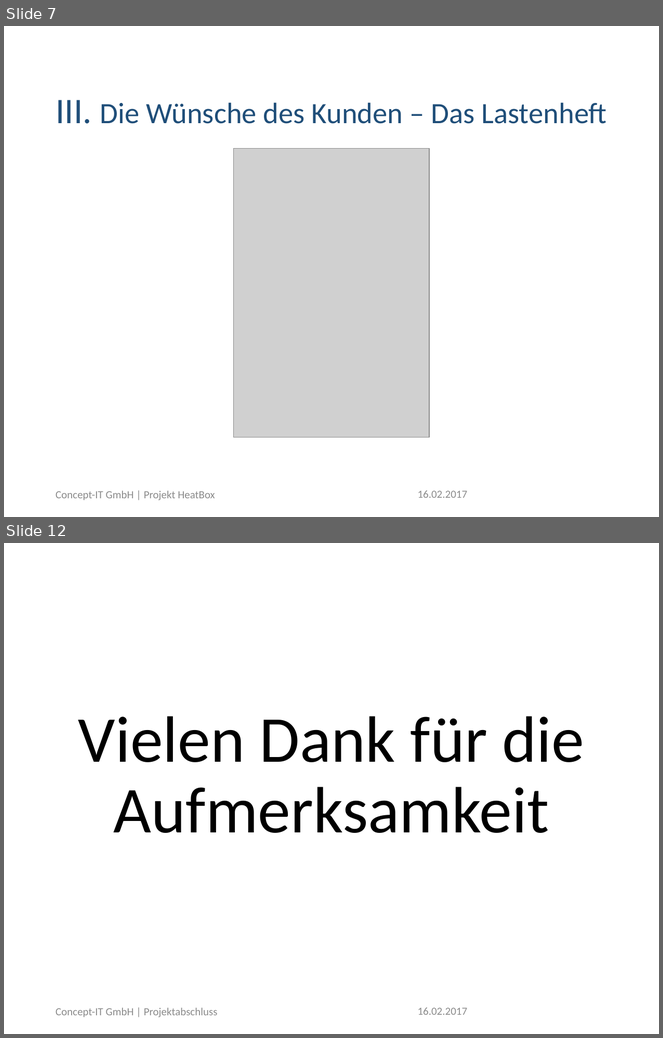
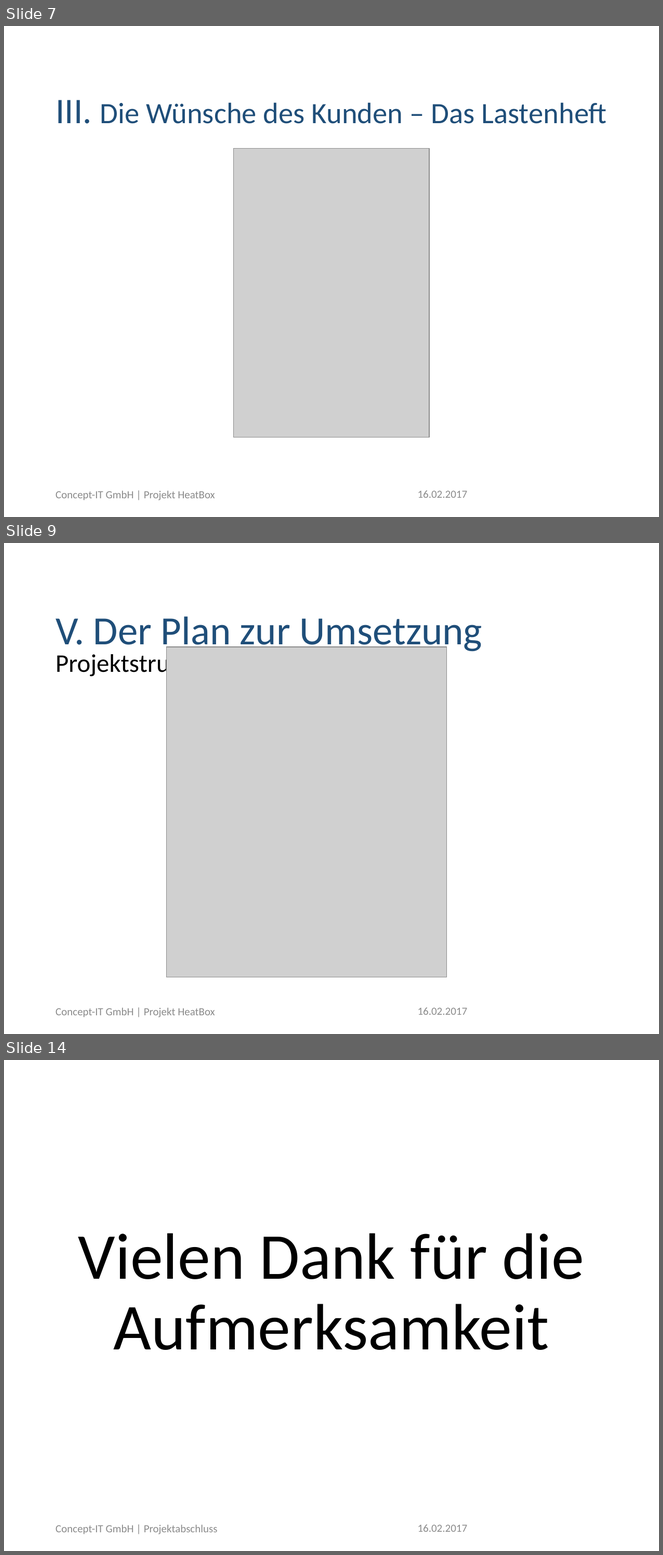
Before and after one commit to skern95/kerngeschaeft, a slide deck: PräsoHeatBoxDoku.pptx. Shown one above the other, each under a label of ours: slides 7 and 12 before the commit, slides 7, 9 and 14 after it; the slides between them are not shown. The pictures are 663x1038 and 663x1555 pixels, drawn with LibreOffice and Linux fonts; fonts in the diff are those of the drawing; grey boxes stand for pictures; background and template pictures are left out. Boxes give left, top, right and bottom in pixels: in the first picture for what was removed or moved away, otherwise in the second. Text is boxed around its words. In the diff, an @@ line names an element or a change of style, - is before the commit and + after.

```diff
--- a/PräsoHeatBoxDoku.pptx
+++ b/PräsoHeatBoxDoku.pptx
@@ slide 9 added at (x1=4, y1=543, x2=659, y2=1034), background picture (left out) @@
@@ title added at (x1=55, y1=616, x2=482, y2=654), 44 pt, text #1F4E79 @@
+V. Der Plan zur Umsetzung
@@ text added at (x1=55, y1=651, x2=257, y2=678), 28 pt, text #000000 @@
+Projektstrukturplan
@@ picture added at (x1=166, y1=647, x2=447, y2=977) @@
@@ text added at (x1=55, y1=1008, x2=215, y2=1018), 12 pt, text #8C8C8C @@
+Concept-IT GmbH | Projekt HeatBox
@@ text added at (x1=418, y1=1008, x2=468, y2=1015), 12 pt, text #8C8C8C @@
+16.02.2017
@@ page number added at (x1=581, y1=999, x2=614, y2=1025), 12 pt, text #FFFFFF @@
+9
@@ what was slide 12 is now slide 14 @@
```
Also in this commit, not shown: 5 slides changed, 1 other slide added.
